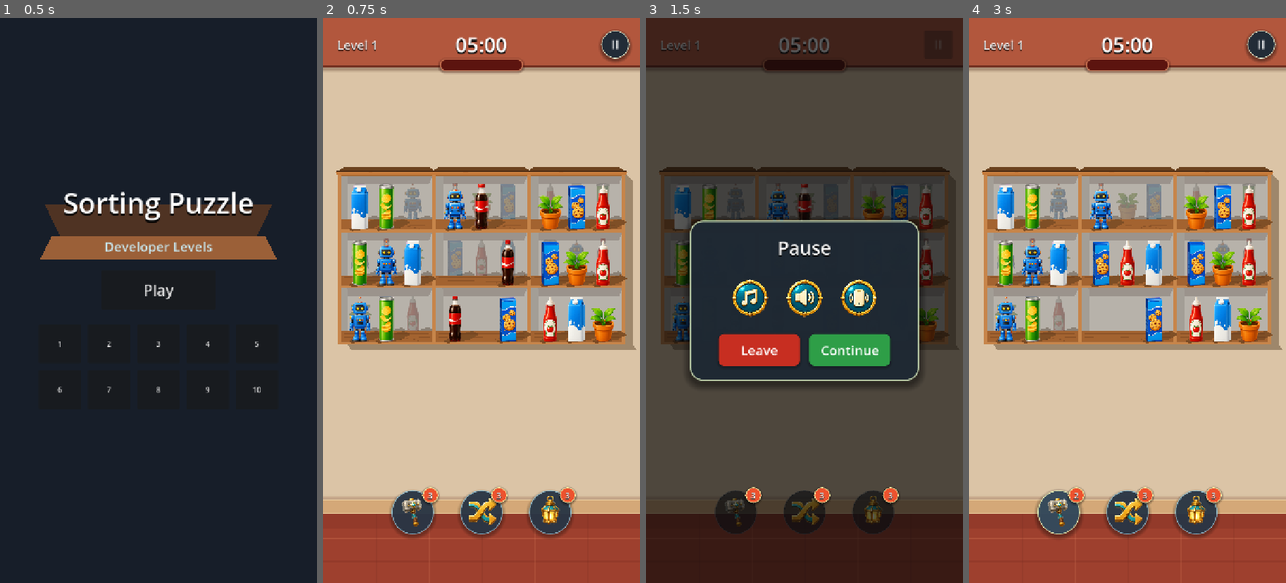
Above: before the commit, frames 1-4 (left to right).
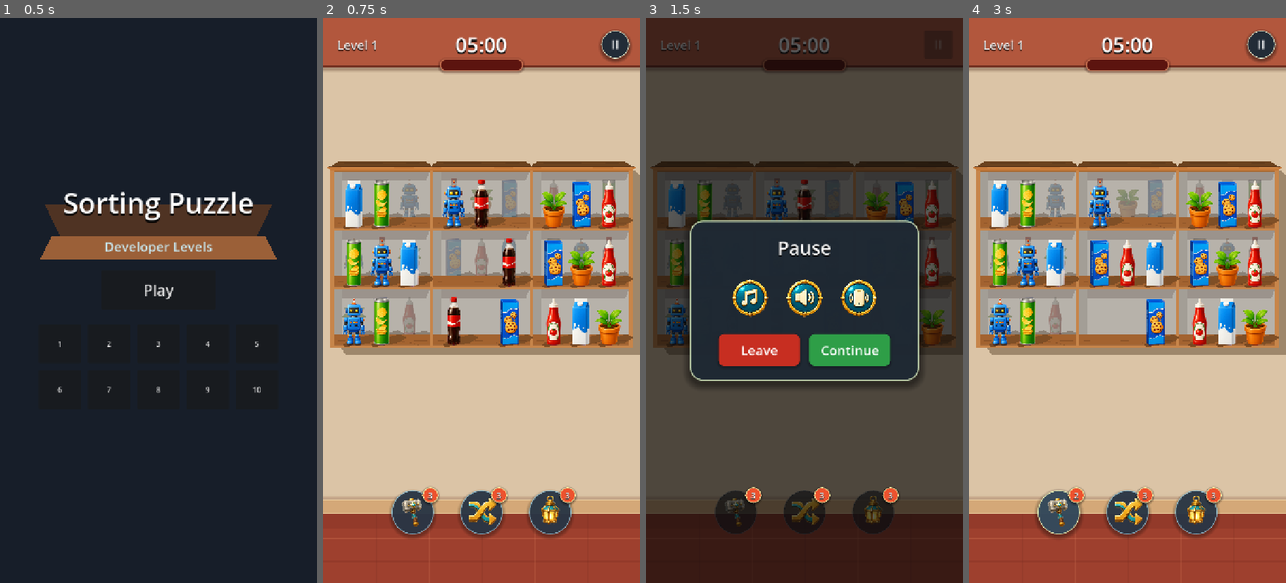
Above: after the commit, the same moments.

Repository: vladeque/sorting-puzzle
Game: Godot game, scene res://scenes/main_menu.tscn
The game is run twice, just before and just after one commit, with the same random seed, the same clock (stepped at 60 frames per second) and the same inputs.
Inputs:
- Up to frame 1 (0.5 s): no input
- Up to frame 2 (0.75 s): click "Play" at 0.5 s
- Up to frame 3 (1.5 s): click "II" at 1.25 s
- Up to frame 4 (3 s): click "Continue" at 2 s; click "3" at 2.75 s

Frame 1 is identical in both runs. In frame 2, 19% of the frame differs, in the area x 1-100%, y 25-60%; in frame 3, 6.9%; in frame 4, 19%.

Commit message:
Scale shelf cells and items

Diff:
--- a/scenes/layouts/layout_grid_2x3.tscn
+++ b/scenes/layouts/layout_grid_2x3.tscn
@@ -3,19 +3,19 @@
 [node name="LayoutGrid2x3" type="Node2D"]
 
 [node name="Shelf01" type="Marker2D" parent="."]
-position = Vector2(-108, -127)
+position = Vector2(-114.48, -134.62)
 
 [node name="Shelf02" type="Marker2D" parent="."]
-position = Vector2(108, -127)
+position = Vector2(114.48, -134.62)
 
 [node name="Shelf03" type="Marker2D" parent="."]
-position = Vector2(-108, 0)
+position = Vector2(-114.48, 0)
 
 [node name="Shelf04" type="Marker2D" parent="."]
-position = Vector2(108, 0)
+position = Vector2(114.48, 0)
 
 [node name="Shelf05" type="Marker2D" parent="."]
-position = Vector2(-108, 127)
+position = Vector2(-114.48, 134.62)
 
 [node name="Shelf06" type="Marker2D" parent="."]
-position = Vector2(108, 127)
+position = Vector2(114.48, 134.62)
--- a/scenes/layouts/layout_grid_3x3.tscn
+++ b/scenes/layouts/layout_grid_3x3.tscn
@@ -3,27 +3,27 @@
 [node name="LayoutGrid3x3" type="Node2D" unique_id=1680089608]
 
 [node name="Shelf01" type="Marker2D" parent="." unique_id=630559457]
-position = Vector2(-216, -127)
+position = Vector2(-228.96, -134.62)
 
 [node name="Shelf02" type="Marker2D" parent="." unique_id=1670667737]
-position = Vector2(0, -127)
+position = Vector2(0, -134.62)
 
 [node name="Shelf03" type="Marker2D" parent="." unique_id=1176672302]
-position = Vector2(216, -127)
+position = Vector2(228.96, -134.62)
 
 [node name="Shelf04" type="Marker2D" parent="." unique_id=308342429]
-position = Vector2(-216, 0)
+position = Vector2(-228.96, 0)
 
 [node name="Shelf05" type="Marker2D" parent="." unique_id=1873160248]
 
 [node name="Shelf06" type="Marker2D" parent="." unique_id=1246098576]
-position = Vector2(216, 0)
+position = Vector2(228.96, 0)
 
 [node name="Shelf07" type="Marker2D" parent="." unique_id=582260162]
-position = Vector2(-216, 127)
+position = Vector2(-228.96, 134.62)
 
 [node name="Shelf08" type="Marker2D" parent="." unique_id=810745235]
-position = Vector2(0, 127)
+position = Vector2(0, 134.62)
 
 [node name="Shelf09" type="Marker2D" parent="." unique_id=1720736683]
-position = Vector2(216, 127)
+position = Vector2(228.96, 134.62)
--- a/scenes/layouts/layout_grid_3x3_moving_5_bottom.tscn
+++ b/scenes/layouts/layout_grid_3x3_moving_5_bottom.tscn
@@ -5,33 +5,33 @@
 [node name="LayoutGrid3x3Moving5Bottom" type="Node2D" unique_id=197465711]
 
 [node name="Shelf01" type="Marker2D" parent="." unique_id=496630792]
-position = Vector2(-216, -190.5)
+position = Vector2(-228.96, -201.93)
 
 [node name="Shelf02" type="Marker2D" parent="." unique_id=1763145357]
-position = Vector2(0, -190.5)
+position = Vector2(0, -201.93)
 
 [node name="Shelf03" type="Marker2D" parent="." unique_id=949618796]
-position = Vector2(216, -190.5)
+position = Vector2(228.96, -201.93)
 
 [node name="Shelf04" type="Marker2D" parent="." unique_id=1551967127]
-position = Vector2(-216, -63.5)
+position = Vector2(-228.96, -67.31)
 
 [node name="Shelf05" type="Marker2D" parent="." unique_id=1644284789]
-position = Vector2(0, -63.5)
+position = Vector2(0, -67.31)
 
 [node name="Shelf06" type="Marker2D" parent="." unique_id=1243699281]
-position = Vector2(216, -63.5)
+position = Vector2(228.96, -67.31)
 
 [node name="Shelf07" type="Marker2D" parent="." unique_id=1991736720]
-position = Vector2(-216, 63.5)
+position = Vector2(-228.96, 67.31)
 
 [node name="Shelf08" type="Marker2D" parent="." unique_id=472339995]
-position = Vector2(0, 63.5)
+position = Vector2(0, 67.31)
 
 [node name="Shelf09" type="Marker2D" parent="." unique_id=1582299666]
-position = Vector2(216, 63.5)
+position = Vector2(228.96, 67.31)
 
 [node name="MovingRow10" type="Node2D" parent="." unique_id=2092107825]
-position = Vector2(0, 230)
+position = Vector2(0, 243.8)
 script = ExtResource("1_layout_row")
 shelf_count = 5
--- a/scenes/layouts/layout_grid_3x4.tscn
+++ b/scenes/layouts/layout_grid_3x4.tscn
@@ -3,37 +3,37 @@
 [node name="LayoutGrid3x4" type="Node2D"]
 
 [node name="Shelf01" type="Marker2D" parent="."]
-position = Vector2(-216, -190.5)
+position = Vector2(-228.96, -201.93)
 
 [node name="Shelf02" type="Marker2D" parent="."]
-position = Vector2(0, -190.5)
+position = Vector2(0, -201.93)
 
 [node name="Shelf03" type="Marker2D" parent="."]
-position = Vector2(216, -190.5)
+position = Vector2(228.96, -201.93)
 
 [node name="Shelf04" type="Marker2D" parent="."]
-position = Vector2(-216, -63.5)
+position = Vector2(-228.96, -67.31)
 
 [node name="Shelf05" type="Marker2D" parent="."]
-position = Vector2(0, -63.5)
+position = Vector2(0, -67.31)
 
 [node name="Shelf06" type="Marker2D" parent="."]
-position = Vector2(216, -63.5)
+position = Vector2(228.96, -67.31)
 
 [node name="Shelf07" type="Marker2D" parent="."]
-position = Vector2(-216, 63.5)
+position = Vector2(-228.96, 67.31)
 
 [node name="Shelf08" type="Marker2D" parent="."]
-position = Vector2(0, 63.5)
+position = Vector2(0, 67.31)
 
 [node name="Shelf09" type="Marker2D" parent="."]
-position = Vector2(216, 63.5)
+position = Vector2(228.96, 67.31)
 
 [node name="Shelf10" type="Marker2D" parent="."]
-position = Vector2(-216, 190.5)
+position = Vector2(-228.96, 201.93)
 
 [node name="Shelf11" type="Marker2D" parent="."]
-position = Vector2(0, 190.5)
+position = Vector2(0, 201.93)
 
 [node name="Shelf12" type="Marker2D" parent="."]
-position = Vector2(216, 190.5)
+position = Vector2(228.96, 201.93)
--- a/scenes/layouts/layout_grid_3x5.tscn
+++ b/scenes/layouts/layout_grid_3x5.tscn
@@ -3,46 +3,46 @@
 [node name="LayoutGrid3x5" type="Node2D"]
 
 [node name="Shelf01" type="Marker2D" parent="."]
-position = Vector2(-216, -254)
+position = Vector2(-228.96, -269.24)
 
 [node name="Shelf02" type="Marker2D" parent="."]
-position = Vector2(0, -254)
+position = Vector2(0, -269.24)
 
 [node name="Shelf03" type="Marker2D" parent="."]
-position = Vector2(216, -254)
+position = Vector2(228.96, -269.24)
 
 [node name="Shelf04" type="Marker2D" parent="."]
-position = Vector2(-216, -127)
+position = Vector2(-228.96, -134.62)
 
 [node name="Shelf05" type="Marker2D" parent="."]
-position = Vector2(0, -127)
+position = Vector2(0, -134.62)
 
 [node name="Shelf06" type="Marker2D" parent="."]
-position = Vector2(216, -127)
+position = Vector2(228.96, -134.62)
 
 [node name="Shelf07" type="Marker2D" parent="."]
-position = Vector2(-216, 0)
+position = Vector2(-228.96, 0)
 
 [node name="Shelf08" type="Marker2D" parent="."]
 position = Vector2(0, 0)
 
 [node name="Shelf09" type="Marker2D" parent="."]
-position = Vector2(216, 0)
+position = Vector2(228.96, 0)
 
 [node name="Shelf10" type="Marker2D" parent="."]
-position = Vector2(-216, 127)
+position = Vector2(-228.96, 134.62)
 
 [node name="Shelf11" type="Marker2D" parent="."]
-position = Vector2(0, 127)
+position = Vector2(0, 134.62)
 
 [node name="Shelf12" type="Marker2D" parent="."]
-position = Vector2(216, 127)
+position = Vector2(228.96, 134.62)
 
 [node name="Shelf13" type="Marker2D" parent="."]
-position = Vector2(-216, 254)
+position = Vector2(-228.96, 269.24)
 
 [node name="Shelf14" type="Marker2D" parent="."]
-position = Vector2(0, 254)
+position = Vector2(0, 269.24)
 
 [node name="Shelf15" type="Marker2D" parent="."]
-position = Vector2(216, 254)
+position = Vector2(228.96, 269.24)
--- a/scenes/layouts/layout_grid_4x3.tscn
+++ b/scenes/layouts/layout_grid_4x3.tscn
@@ -3,37 +3,37 @@
 [node name="LayoutGrid4x3" type="Node2D"]
 
 [node name="Shelf01" type="Marker2D" parent="."]
-position = Vector2(-324, -127)
+position = Vector2(-343.44, -134.62)
 
 [node name="Shelf02" type="Marker2D" parent="."]
-position = Vector2(-108, -127)
+position = Vector2(-114.48, -134.62)
 
 [node name="Shelf03" type="Marker2D" parent="."]
-position = Vector2(108, -127)
+position = Vector2(114.48, -134.62)
 
 [node name="Shelf04" type="Marker2D" parent="."]
-position = Vector2(324, -127)
+position = Vector2(343.44, -134.62)
 
 [node name="Shelf05" type="Marker2D" parent="."]
-position = Vector2(-324, 0)
+position = Vector2(-343.44, 0)
 
 [node name="Shelf06" type="Marker2D" parent="."]
-position = Vector2(-108, 0)
+position = Vector2(-114.48, 0)
 
 [node name="Shelf07" type="Marker2D" parent="."]
-position = Vector2(108, 0)
+position = Vector2(114.48, 0)
 
 [node name="Shelf08" type="Marker2D" parent="."]
-position = Vector2(324, 0)
+position = Vector2(343.44, 0)
 
 [node name="Shelf09" type="Marker2D" parent="."]
-position = Vector2(-324, 127)
+position = Vector2(-343.44, 134.62)
 
 [node name="Shelf10" type="Marker2D" parent="."]
-position = Vector2(-108, 127)
+position = Vector2(-114.48, 134.62)
 
 [node name="Shelf11" type="Marker2D" parent="."]
-position = Vector2(108, 127)
+position = Vector2(114.48, 134.62)
 
 [node name="Shelf12" type="Marker2D" parent="."]
-position = Vector2(324, 127)
+position = Vector2(343.44, 134.62)
--- a/scenes/layouts/layout_staggered_4_5_4.tscn
+++ b/scenes/layouts/layout_staggered_4_5_4.tscn
@@ -3,40 +3,40 @@
 [node name="LayoutStaggered4x5x4" type="Node2D"]
 
 [node name="Shelf01" type="Marker2D" parent="."]
-position = Vector2(-216, -190.5)
+position = Vector2(-228.96, -201.93)
 
 [node name="Shelf02" type="Marker2D" parent="."]
-position = Vector2(-216, -63.5)
+position = Vector2(-228.96, -67.31)
 
 [node name="Shelf03" type="Marker2D" parent="."]
-position = Vector2(-216, 63.5)
+position = Vector2(-228.96, 67.31)
 
 [node name="Shelf04" type="Marker2D" parent="."]
-position = Vector2(-216, 190.5)
+position = Vector2(-228.96, 201.93)
 
 [node name="Shelf05" type="Marker2D" parent="."]
-position = Vector2(0, -254)
+position = Vector2(0, -269.24)
 
 [node name="Shelf06" type="Marker2D" parent="."]
-position = Vector2(0, -127)
+position = Vector2(0, -134.62)
 
 [node name="Shelf07" type="Marker2D" parent="."]
 position = Vector2(0, 0)
 
 [node name="Shelf08" type="Marker2D" parent="."]
-position = Vector2(0, 127)
+position = Vector2(0, 134.62)
 
 [node name="Shelf09" type="Marker2D" parent="."]
-position = Vector2(0, 254)
+position = Vector2(0, 269.24)
 
 [node name="Shelf10" type="Marker2D" parent="."]
-position = Vector2(216, -190.5)
+position = Vector2(228.96, -201.93)
 
 [node name="Shelf11" type="Marker2D" parent="."]
-position = Vector2(216, -63.5)
+position = Vector2(228.96, -67.31)
 
 [node name="Shelf12" type="Marker2D" parent="."]
-position = Vector2(216, 63.5)
+position = Vector2(228.96, 67.31)
 
 [node name="Shelf13" type="Marker2D" parent="."]
-position = Vector2(216, 190.5)
+position = Vector2(228.96, 201.93)
--- a/scenes/layouts/layout_staggered_5_4_5.tscn
+++ b/scenes/layouts/layout_staggered_5_4_5.tscn
@@ -3,43 +3,43 @@
 [node name="LayoutStaggered5x4x5" type="Node2D"]
 
 [node name="Shelf01" type="Marker2D" parent="."]
-position = Vector2(-216, -254)
+position = Vector2(-228.96, -269.24)
 
 [node name="Shelf02" type="Marker2D" parent="."]
-position = Vector2(-216, -127)
+position = Vector2(-228.96, -134.62)
 
 [node name="Shelf03" type="Marker2D" parent="."]
-position = Vector2(-216, 0)
+position = Vector2(-228.96, 0)
 
 [node name="Shelf04" type="Marker2D" parent="."]
-position = Vector2(-216, 127)
+position = Vector2(-228.96, 134.62)
 
 [node name="Shelf05" type="Marker2D" parent="."]
-position = Vector2(-216, 254)
+position = Vector2(-228.96, 269.24)
 
 [node name="Shelf06" type="Marker2D" parent="."]
-position = Vector2(0, -190.5)
+position = Vector2(0, -201.93)
 
 [node name="Shelf07" type="Marker2D" parent="."]
-position = Vector2(0, -63.5)
+position = Vector2(0, -67.31)
 
 [node name="Shelf08" type="Marker2D" parent="."]
-position = Vector2(0, 63.5)
+position = Vector2(0, 67.31)
 
 [node name="Shelf09" type="Marker2D" parent="."]
-position = Vector2(0, 190.5)
+position = Vector2(0, 201.93)
 
 [node name="Shelf10" type="Marker2D" parent="."]
-position = Vector2(216, -254)
+position = Vector2(228.96, -269.24)
 
 [node name="Shelf11" type="Marker2D" parent="."]
-position = Vector2(216, -127)
+position = Vector2(228.96, -134.62)
 
 [node name="Shelf12" type="Marker2D" parent="."]
-position = Vector2(216, 0)
+position = Vector2(228.96, 0)
 
 [node name="Shelf13" type="Marker2D" parent="."]
-position = Vector2(216, 127)
+position = Vector2(228.96, 134.62)
 
 [node name="Shelf14" type="Marker2D" parent="."]
-position = Vector2(216, 254)
+position = Vector2(228.96, 269.24)
--- a/scenes/moving_shelf_row.tscn
+++ b/scenes/moving_shelf_row.tscn
@@ -4,8 +4,8 @@
 
 [node name="MovingShelfRow" type="Control"]
 anchors_preset = 0
-offset_right = 656.0
-offset_bottom = 183.0
+offset_right = 695.36
+offset_bottom = 193.98
 mouse_filter = 2
 clip_contents = true
 script = ExtResource("1_moving_shelf_row")
--- a/scripts/level.gd
+++ b/scripts/level.gd
@@ -2,9 +2,14 @@
 
 const SLOT_COUNT := 3
 const SLOT_ITEM_POSITION := Vector2(0, -32)
-const SHELF_CELL_SIZE := Vector2(224, 135)
-const SHELF_SHARED_EDGE_THICKNESS := 8.0
+const SHELF_CELL_VISUAL_SCALE := 1.06
+const SHELF_BASE_CELL_SIZE := Vector2(224, 135)
+const SHELF_CELL_SIZE := SHELF_BASE_CELL_SIZE * SHELF_CELL_VISUAL_SCALE
+const SHELF_BASE_SHARED_EDGE_THICKNESS := 8.0
+const SHELF_SHARED_EDGE_THICKNESS := SHELF_BASE_SHARED_EDGE_THICKNESS * SHELF_CELL_VISUAL_SCALE
 const SHELF_GRID_STEP := SHELF_CELL_SIZE - Vector2(SHELF_SHARED_EDGE_THICKNESS, SHELF_SHARED_EDGE_THICKNESS)
+const BASE_SLOT_SNAP_DISTANCE := 98.0
+const BASE_ITEM_PICK_SIZE := Vector2(74, 112)
 const BACK_LAYER_PREFIX := "ShelfLayer"
 const FIRST_BACK_LAYER_INDEX := 1
 const ABILITY_HAMMER := &"hammer"
@@ -55,7 +60,7 @@
 const ABILITY_BUTTON_ROW_TOP := 12.0
 const SHELVES_TOP_CLEARANCE := 128.0
 const SHELVES_BOTTOM_CLEARANCE := 52.0
-const SHELVES_SIDE_MARGIN := 32.0
+const SHELVES_SIDE_MARGIN := 16.0
 const SHELVES_MIN_LAYOUT_SCALE := 0.45
 const SHELVES_MAX_LAYOUT_SCALE := 1.5
 const RESULT_LABEL_HEIGHT := 96.0
@@ -73,8 +78,8 @@
 	"Highlight",
 ]
 
-@export var slot_snap_distance := 98.0
-@export var item_pick_size := Vector2(74, 112)
+@export var slot_snap_distance := BASE_SLOT_SNAP_DISTANCE * SHELF_CELL_VISUAL_SCALE
+@export var item_pick_size := BASE_ITEM_PICK_SIZE * SHELF_CELL_VISUAL_SCALE
 @export var drag_start_distance := 12.0
 @export var back_layer_offset := Vector2(0, -10)
 @export var back_layer_item_scale := 0.86
@@ -1003,6 +1008,7 @@
 	var shelf := SHELF_SCENE.instantiate() as Node2D
 	shelf.name = "Shelf%02d" % shelf_number
 	shelf.position = shelf_position
+	shelf.scale = Vector2.ONE * SHELF_CELL_VISUAL_SCALE
 	shelf.set_meta(SHELF_VISUAL_VARIANT_META, SHELF_VISUAL_VARIANT_FULL)
 	parent.add_child(shelf)
 
--- a/scripts/moving_shelf_row.gd
+++ b/scripts/moving_shelf_row.gd
@@ -1,11 +1,11 @@
 class_name MovingShelfRow
 extends Control
 
-const ROW_HEIGHT_PADDING := 48.0
+const ROW_HEIGHT_PADDING := 50.88
 
 @export_range(1, 12, 1) var visible_shelf_count := 3
-@export var shelf_cell_size := Vector2(224, 135)
-@export var shelf_step_x := 216.0
+@export var shelf_cell_size := Vector2(237.44, 143.1)
+@export var shelf_step_x := 228.96
 @export var speed_pixels_per_second := 0.0
 @export var direction := 1
 
Not shown, changed: docs/PROJECT_MAP.md
Not shown, changed: docs/SCENES.md
Not shown, changed: docs/SCRIPTS.md
